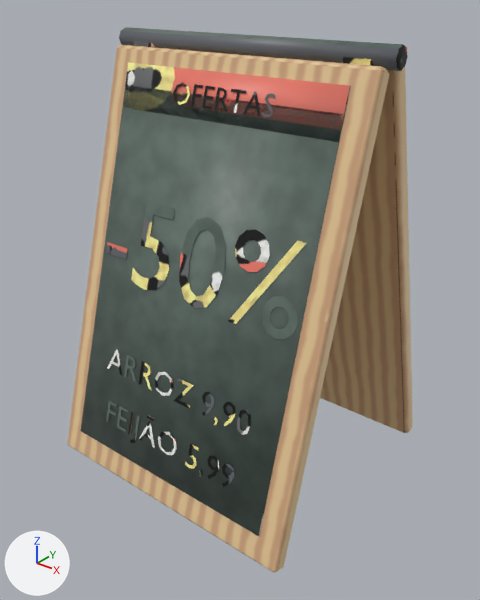
One commit to the FBX model unity/CheckoutSimulator/Assets/Resources/EventProps2/FimMes_AFrame.fbx: the scene before it, then after it.
Camera for both pictures: a 50 mm camera at (0.819, -1.036, 1.055) aimed at (0.015, -0.03, 0.432). Every picture has the same lights, and +X, +Y and +Z are marked at lower left. The older version comes first. Where no turn or scale is listed for an object, it has been applied to the vertices.

The older version as bpy lines, for what is in view:
```python
me_cube_191 = bpy.data.meshes.new('Cube.191')
me_cube_191.from_pydata(...)  # 1392 vertices, 1340 faces; spans x -0.32..0.32, y -0.293..0.293, z 0.039..0.96
me_cube_191.materials.append(mat_fimmes_aframe_mat)  # picture img_fimmes_aframe_basecolor_png
ob_fimmes_aframe = bpy.data.objects.new('FimMes_AFrame', me_cube_191)
ob_fimmes_aframe.location = (0.0, 0.0, 0.0)
```
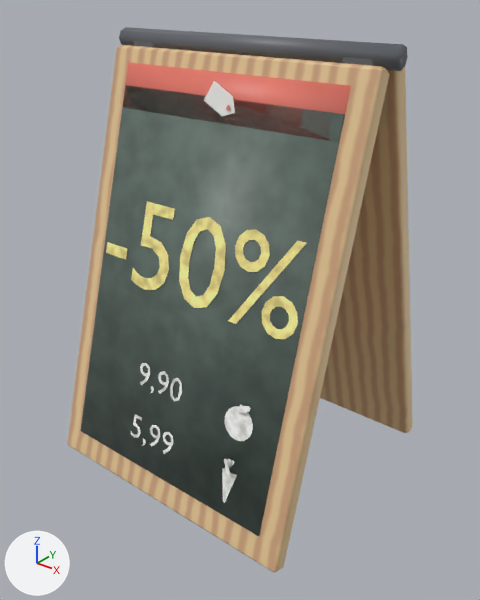
Boxes (x1, y1, x2, y2) around the edits, measured in the pictures (480 x 600 px; the box of a moved part takes in the faces that stretch with it):
part 1 of me_cube_191, moved or reshaped: before (237, 409, 251, 435); after (170, 378, 182, 402)
part 2 of me_cube_191, moved or reshaped: before (202, 392, 214, 416); after (158, 371, 169, 394)
part 3 of me_cube_191, moved or reshaped: before (223, 402, 236, 426); after (140, 363, 150, 385)
part 4 of me_cube_191, moved or reshaped: before (208, 456, 219, 479); after (150, 425, 160, 447)
part 5 of me_cube_191, moved or reshaped: before (185, 444, 199, 469); after (131, 414, 142, 438)
part 6 of me_cube_191, deleted: before (106, 83, 275, 448)
part 7 of me_cube_191, built on: before (158, 432, 234, 487); after (163, 404, 253, 503)
part 8 of me_cube_191, moved or reshaped: before (231, 89, 246, 113); after (204, 81, 235, 117)
part 9 of me_cube_191, surface changed: (71, 35, 411, 564) in both

What changed in the scene script:
```text
Change me_cube_191:
    used by ob_fimmes_aframe; location = (0.0, 0.0, 0.0)
    remove me_cube_191.from_pydata(...)  # 1392 vertices, 1340 faces; spans x -0.32..0.32, y -0.293..0.293, z 0.039..0.96
    add me_cube_191.from_pydata(...)  # 1118 vertices, 1066 faces; spans x -0.32..0.32, y -0.293..0.293, z 0.039..0.96
    me_cube_191 part 1: the loose piece of 16 vertices spanning x 0.165..0.198, y -0.234..-0.22, z 0.276..0.326 is moved by (-0.176, 0.0, 0.0)
    me_cube_191 part 2: the loose piece of 23 vertices spanning x 0.074..0.106, y -0.234..-0.22, z 0.276..0.326 is moved by (-0.122, 0.0, 0.0)
    me_cube_191 part 3: the loose piece of 23 vertices spanning x 0.128..0.16, y -0.234..-0.22, z 0.276..0.326 is moved by (-0.23, 0.0, 0.0)
    me_cube_191 part 4: the loose piece of 23 vertices spanning x 0.114..0.145, y -0.267..-0.253, z 0.16..0.211 is moved by (-0.161, 0.0, 0.0)
    me_cube_191 part 5: the loose piece of 18 vertices spanning x 0.061..0.09, y -0.267..-0.253, z 0.16..0.21 is moved by (-0.161, 0.0, 0.0)
    me_cube_191 part 6: 34 loose pieces with 488 vertices, spanning x -0.2..0.145, y -0.272..0.272, z 0.144..0.873, are deleted
    me_cube_191 part 7: 37 vertices removed from x -0.022..0.183, y -0.267..-0.253, z 0.16..0.211; 133 vertices added at x -0.01..0.204, y -0.275..-0.22, z 0.132..0.339
    me_cube_191 part 8: 16 vertices removed from x -0.055..0.055, y -0.074..0.074, z 0.833..0.873; 30 vertices added at x -0.041..0.041, y -0.078..0.078, z 0.824..0.883
    me_cube_191 part 9: 551 kept faces spanning x -0.32..0.32, y -0.293..0.293, z 0.039..0.96 get new texture (UV) coordinates
    other edits to the shape of me_cube_191 do not show in these pictures
```
